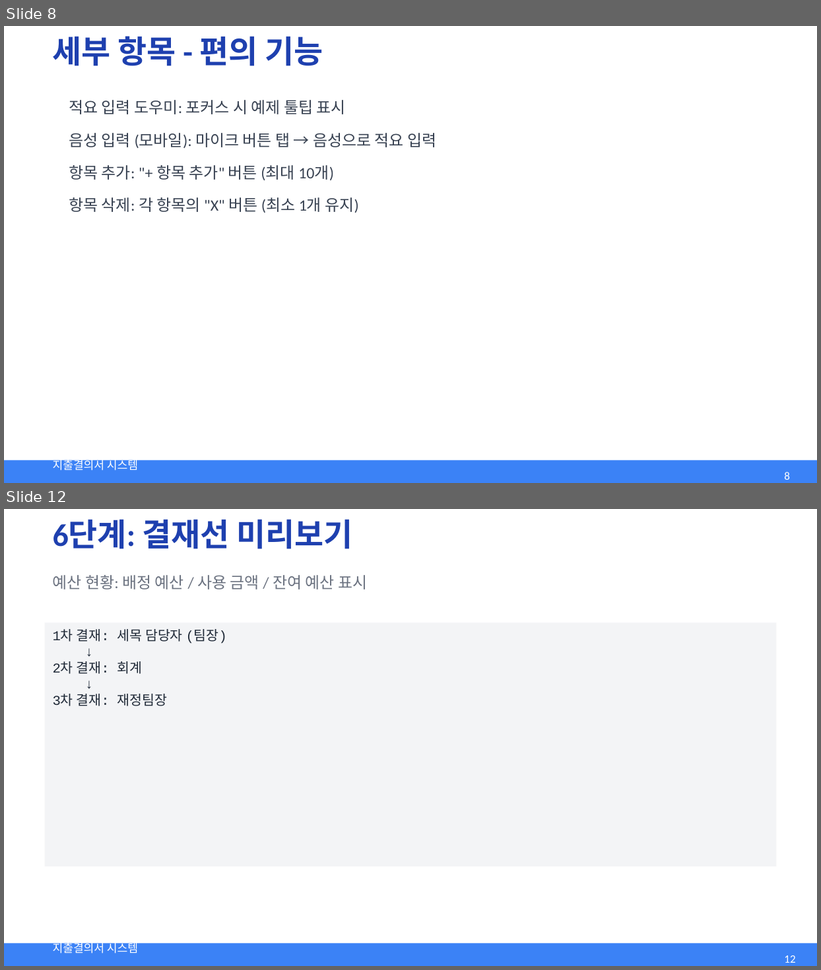
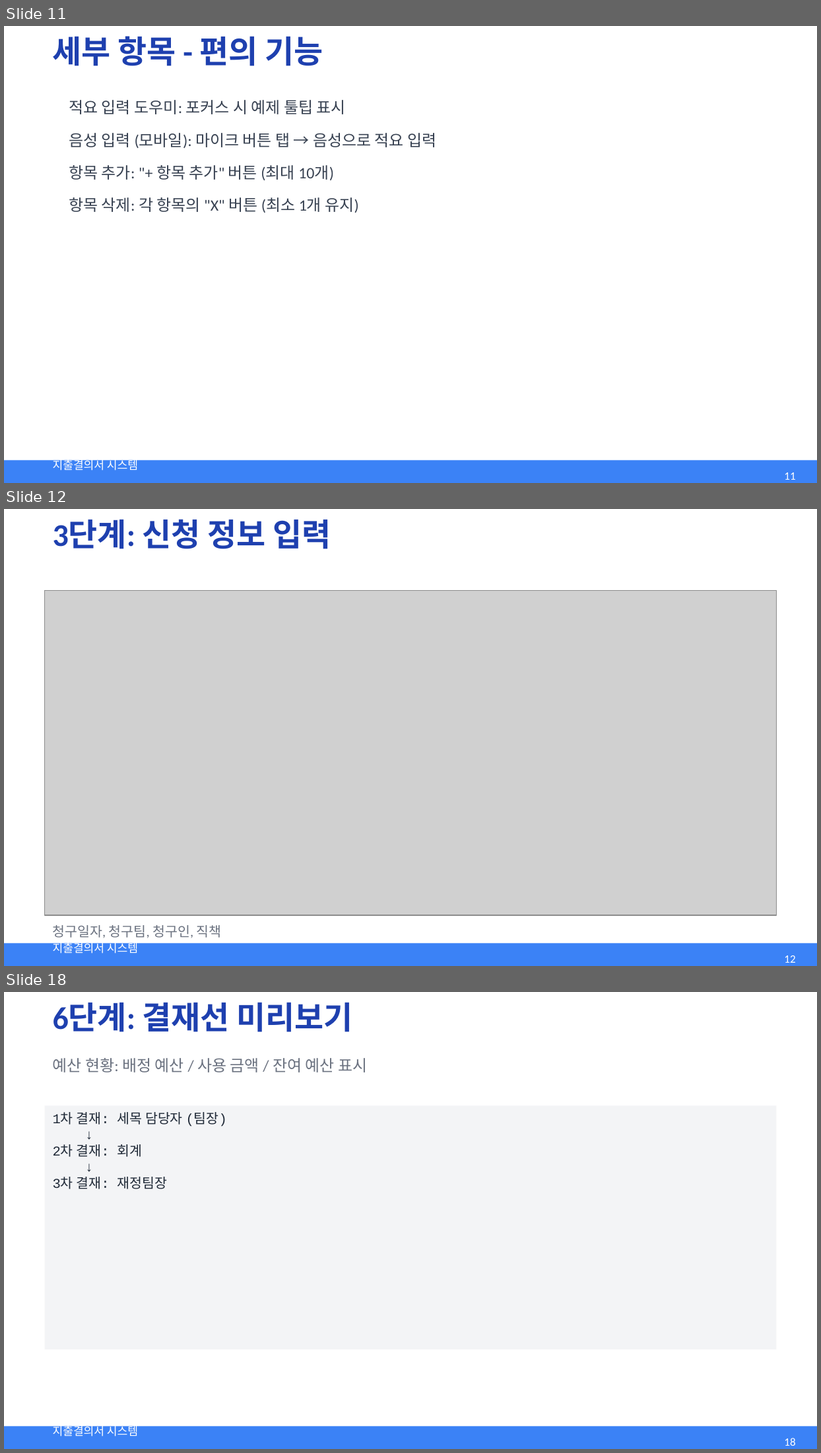
Before and after one commit to can1001/expense-saas, a slide deck: docs/user-guide/presentations/01-expense-guide.pptx. Shown one above the other, each under a label of ours: slides 8 and 12 before the commit, slides 11, 12 and 18 after it; the slides between them are not shown. The pictures are 821x970 and 821x1453 pixels, drawn with LibreOffice and Linux fonts; fonts in the diff are those of the drawing; grey boxes stand for pictures. Boxes give left, top, right and bottom in pixels: in the first picture for what was removed or moved away, otherwise in the second. Text is boxed around its words. In the diff, an @@ line names an element or a change of style, - is before the commit and + after.

```diff
--- a/docs/user-guide/presentations/01-expense-guide.pptx
+++ b/docs/user-guide/presentations/01-expense-guide.pptx
@@ slide 12 added at (x1=4, y1=509, x2=817, y2=966), background #FFFFFF; not listed: 2 template elements that a slide beside it also shows @@
@@ text added at (x1=53, y1=519, x2=331, y2=549), 28 pt, text #1E40AF, bold @@
+3단계: 신청 정보 입력
@@ picture added at (x1=45, y1=590, x2=776, y2=916) @@
@@ text added at (x1=53, y1=925, x2=222, y2=939), 12 pt, text #6B7280 @@
+청구일자, 청구팀, 청구인, 직책
@@ page number added at (x1=784, y1=956, x2=795, y2=963), 10 pt, text #FFFFFF @@
+12
@@ what was slide 8 is now slide 11 @@
@@ page number at (x1=784, y1=473, x2=795, y2=480): text changed @@
-8
+11
@@ what was slide 12 is now slide 18 @@
@@ page number at (x1=784, y1=1438, x2=795, y2=1446): text changed @@
-12
+18
```
Also in this commit, not shown: 6 slides changed, 6 other slides added, 5 other files.
